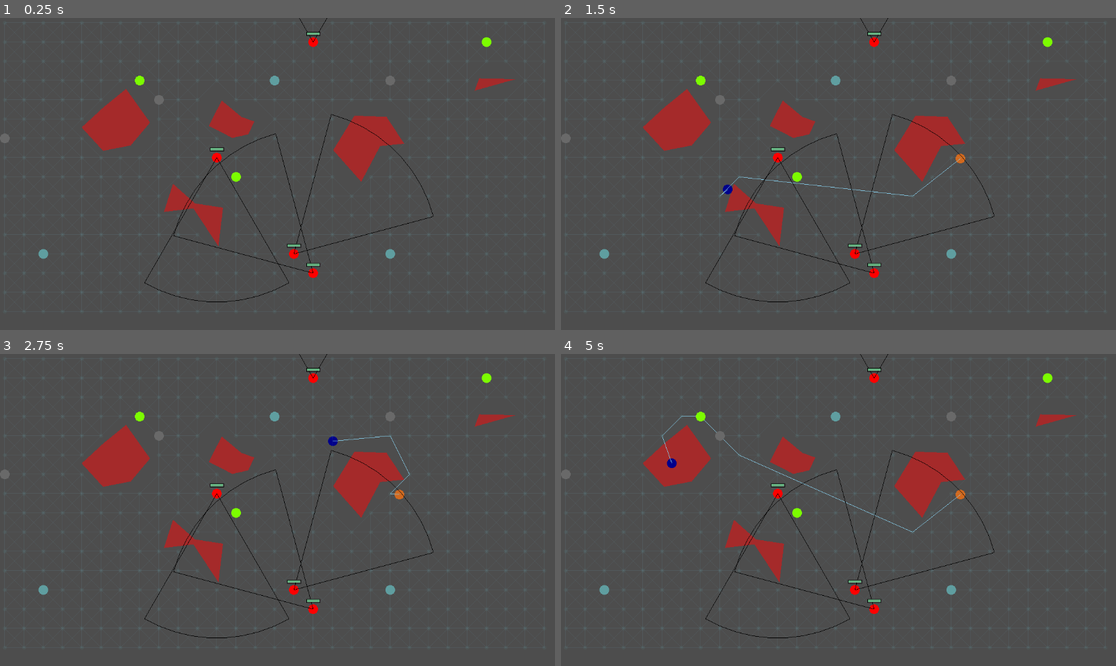
Above: before the commit, frames 1-4 (two rows, left to right).
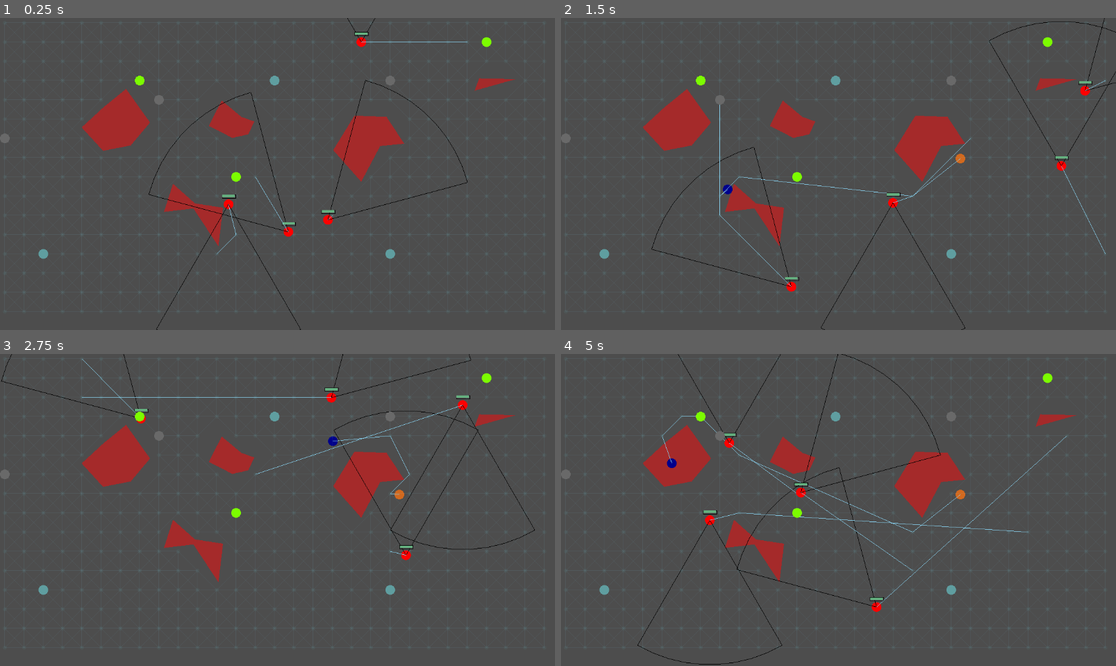
Above: after the commit, the same moments.

Repository: MagnusLucas/ai_2_tps
Game: Godot game, scene res://main.tscn
Same seed, same stepped clock (60 frames per second), same inputs: the game is played once before the commit and once after it.
Inputs (mouse positions are in pixels of both pictures, inside the frame that each line leads up to):
- Up to frame 1 (0.25 s): no input
- Up to frame 2 (1.5 s): move the mouse to (960, 158) at 0.52 s; click (960, 158) at 0.67 s; move the mouse to (727, 189) at 1.27 s; click (727, 189) at 1.42 s
- Up to frame 3 (2.75 s): move the mouse to (333, 441) at 2.02 s; click (333, 441) at 2.17 s
- Up to frame 4 (5 s): move the mouse to (810, 572) at 2.77 s; click (810, 572) at 2.92 s; move the mouse to (1005, 556) at 3.52 s; click (1005, 556) at 3.67 s; move the mouse to (672, 463) at 4.27 s; click (672, 463) at 4.42 s

The runs differ from the first frame. In frame 1, 1.6% of the frame differs, in the area x 26-85%, y 0-100%; in frame 2, 1.7%; in frame 3, 1.8%; in frame 4, 1.9%, in the area x 13-92%, y 0-100%.

Commit message:
Added random walk

Diff:
--- a/character/Character.gd
+++ b/character/Character.gd
@@ -16,6 +16,9 @@
 var memory : Memory
 var current_state : State
 
+var velocity : Vector2 = Vector2.ZERO
+const speed = Globals.RADIUS * 40
+
 enum State{
 	RANDOM_WALK,
 	FIGHT,
@@ -24,6 +27,8 @@
 	COLLECT_HEALING,
 	COLLECT_ARMOR,
 }
+
+var map_graph : MyGraph
 
 signal notice_collectible(collectible : Collectible)
 
@@ -39,6 +44,7 @@
 
 # Places character on a tile without other character, randomizes it's rotation
 func _init(graph : MyGraph, other_characters : Dictionary) -> void:
+	map_graph = graph
 	var placing = graph.get_random_node()
 	while other_characters.has(placing):
 		placing = graph.get_random_node()
@@ -71,8 +77,7 @@
 		memory.last_seen_armor = collectible.position
 
 # Called every frame. 'delta' is the elapsed time since the previous frame.
-func _process(_delta: float) -> void:
-
+func _process(delta: float) -> void:
 	match current_state:
 		State.RANDOM_WALK:
 			wander()
@@ -88,10 +93,14 @@
 			collect(memory.last_seen_healing)
 		State.COLLECT_ARMOR:
 			collect(memory.last_seen_armor)
+	position += velocity * speed * delta
+	queue_redraw()
 
 ## TODO - when spots enemy fights if has hp+ammo, flees otherwise
 func wander():
-	pass
+	if memory.currently_followed_path == []:
+		memory.currently_followed_path = map_graph.find_path(position, map_graph.get_random_node().position)
+	follow_path()
 
 ## TODO - change state if low hp/ammo to flee
 func fight(enemy : Vector2i):
@@ -110,15 +119,19 @@
 			## TODO actually collecting, then change state
 		# if following, keep following
 		elif memory.currently_followed_path:
-			follow_path(memory.currently_followed_path)
+			follow_path()
 		# didn't see object, maybe will spot when wandering
 		elif !memory.currently_followed_path and !object_position:
 			wander()
 
-## TODO - > remove visited nodes
-func follow_path(path : Array[Vector2i]):
-	pass
-
+# Follows remembered path
+func follow_path():
+	if position.distance_to(memory.currently_followed_path[0]) < 5:
+		memory.currently_followed_path.remove_at(0)
+	if memory.currently_followed_path != []:
+		velocity = (Vector2(memory.currently_followed_path[0]) - position).normalized()
+	else:
+		velocity = Vector2.ZERO
 
 # Draws the character on screen
 func _draw() -> void:
@@ -143,3 +156,9 @@
 	draw_rect(health_bar, Color.LAWN_GREEN)
 	var armor_bar_color = Color(Color.CADET_BLUE, 0.8)
 	draw_rect(armor_bar, armor_bar_color)
+
+	#followed path
+	for point in range(memory.currently_followed_path.size()-2):
+		draw_line(Vector2(memory.currently_followed_path[point]) - position, Vector2(memory.currently_followed_path[point+1]) - position, Color.SKY_BLUE)
+	if memory.currently_followed_path != []:
+		draw_line(Vector2.ZERO, Vector2(memory.currently_followed_path[0]) - position, Color.SKY_BLUE)
